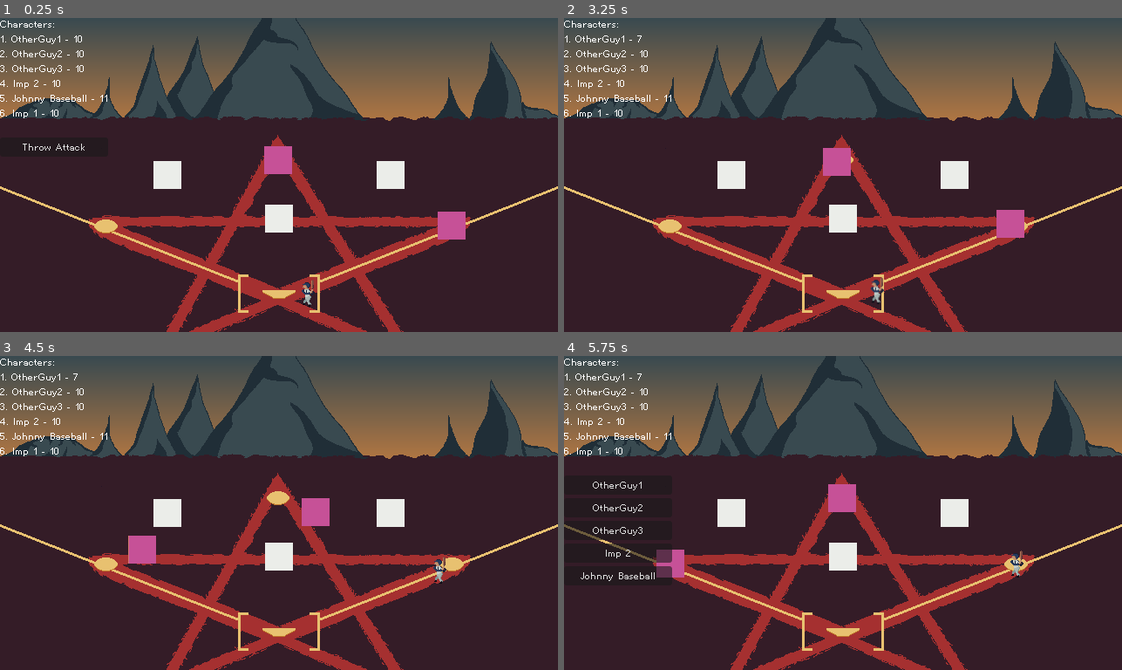
Above: before the commit, frames 1-4 (two rows, left to right).
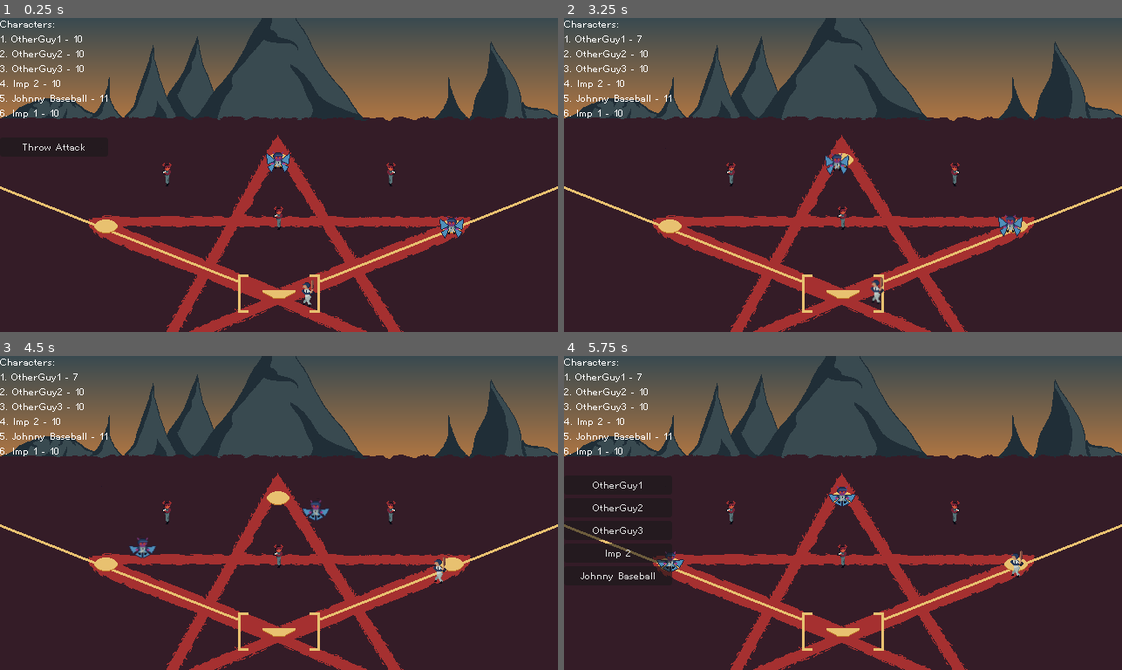
Above: after the commit, the same moments.

Repository: JacquesJajo/ludum-dare-59
Game: Godot game, scene res://scenes/game.tscn
Two runs of this game, one before a commit and one after it. Both use one fixed random seed, a clock stepped at 60 frames per second and the inputs below.
Inputs:
- Up to frame 1 (0.25 s): no input
- Up to frame 2 (3.25 s): click "Throw Attack" at 0.5 s; click "OtherGuy1" at 1.25 s; click "Swing Attack" at 2 s; click "OtherGuy2" at 2.75 s
- Up to frame 3 (4.5 s): no input
- Up to frame 4 (5.75 s): click "Throw Attack" at 5 s

The runs differ from the first frame. In frame 1, 2.2% of the frame differs, in the area x 27-84%, y 40-71%; in frame 2, 2.2%; in frame 3, 2.2%; in frame 4, 2.2%.

Commit message:
some imp and demon art

Diff:
--- a/scenes/baseball_arena.tscn
+++ b/scenes/baseball_arena.tscn
@@ -209,6 +209,7 @@
 sprite_frames = ExtResource("14_w5lw3")
 animation = &"default"
 autoplay = "default"
+frame_progress = 0.322832
 
 [node name="Imp2" parent="GFXManager" instance=ExtResource("11_owi6g")]
 sprite_frames = ExtResource("14_w5lw3")
--- a/sprites/demon.tres
+++ b/sprites/demon.tres
@@ -1,10 +1,10 @@
 [gd_resource type="SpriteFrames" load_steps=3 format=3 uid="uid://7wbxsrc6y3lo"]
 
-[ext_resource type="Texture2D" uid="uid://cb07s60lb03ed" path="res://sprites/placeholders.png" id="1_yu540"]
+[ext_resource type="Texture2D" uid="uid://cfp7eepee84os" path="res://sprites/spritesheet.png" id="1_yu540"]
 
 [sub_resource type="AtlasTexture" id="AtlasTexture_nfnxd"]
 atlas = ExtResource("1_yu540")
-region = Rect2(0, 0, 32, 32)
+region = Rect2(0, 64, 32, 32)
 
 [resource]
 animations = [{
--- a/sprites/imp.tres
+++ b/sprites/imp.tres
@@ -1,18 +1,25 @@
-[gd_resource type="SpriteFrames" load_steps=3 format=3 uid="uid://dniumek475uta"]
+[gd_resource type="SpriteFrames" load_steps=4 format=3 uid="uid://dniumek475uta"]
 
-[ext_resource type="Texture2D" uid="uid://cb07s60lb03ed" path="res://sprites/placeholders.png" id="1_fbnkd"]
+[ext_resource type="Texture2D" uid="uid://cfp7eepee84os" path="res://sprites/spritesheet.png" id="1_fbnkd"]
 
 [sub_resource type="AtlasTexture" id="AtlasTexture_ek2gu"]
 atlas = ExtResource("1_fbnkd")
-region = Rect2(96, 0, 32, 32)
+region = Rect2(0, 32, 32, 32)
+
+[sub_resource type="AtlasTexture" id="AtlasTexture_gx2rp"]
+atlas = ExtResource("1_fbnkd")
+region = Rect2(32, 32, 32, 32)
 
 [resource]
 animations = [{
 "frames": [{
 "duration": 1.0,
 "texture": SubResource("AtlasTexture_ek2gu")
+}, {
+"duration": 1.0,
+"texture": SubResource("AtlasTexture_gx2rp")
 }],
 "loop": true,
 "name": &"default",
-"speed": 5.0
+"speed": 2.0
 }]
Binary file added: sprites/demon.aseprite
Binary file added: sprites/demon.png
Not shown, added: sprites/demon.png.import
Binary file added: sprites/imp-large.aseprite
Binary file added: sprites/imp.aseprite
Binary file added: sprites/imp.png
Not shown, added: sprites/imp.png.import
Binary file changed: sprites/johnny_baseball.aseprite
Binary file changed: sprites/spritesheet.aseprite
Binary file changed: sprites/spritesheet.png
